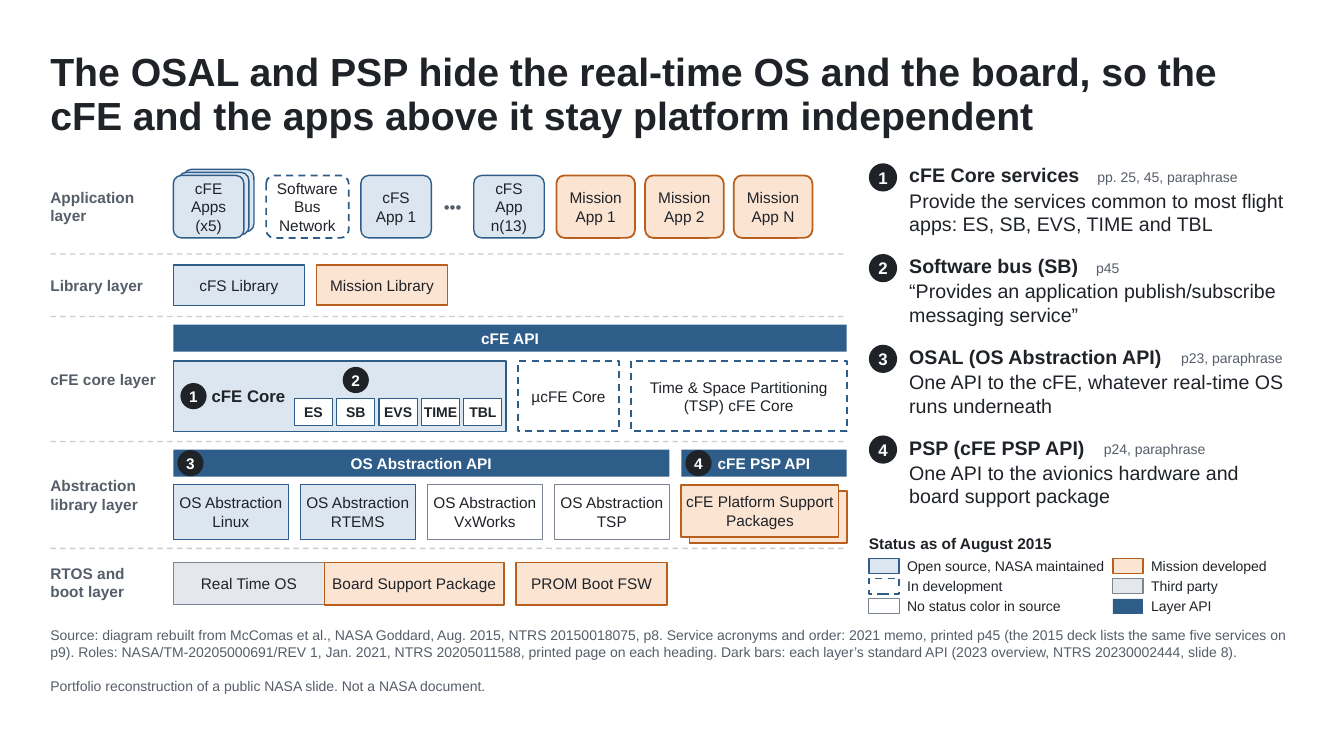
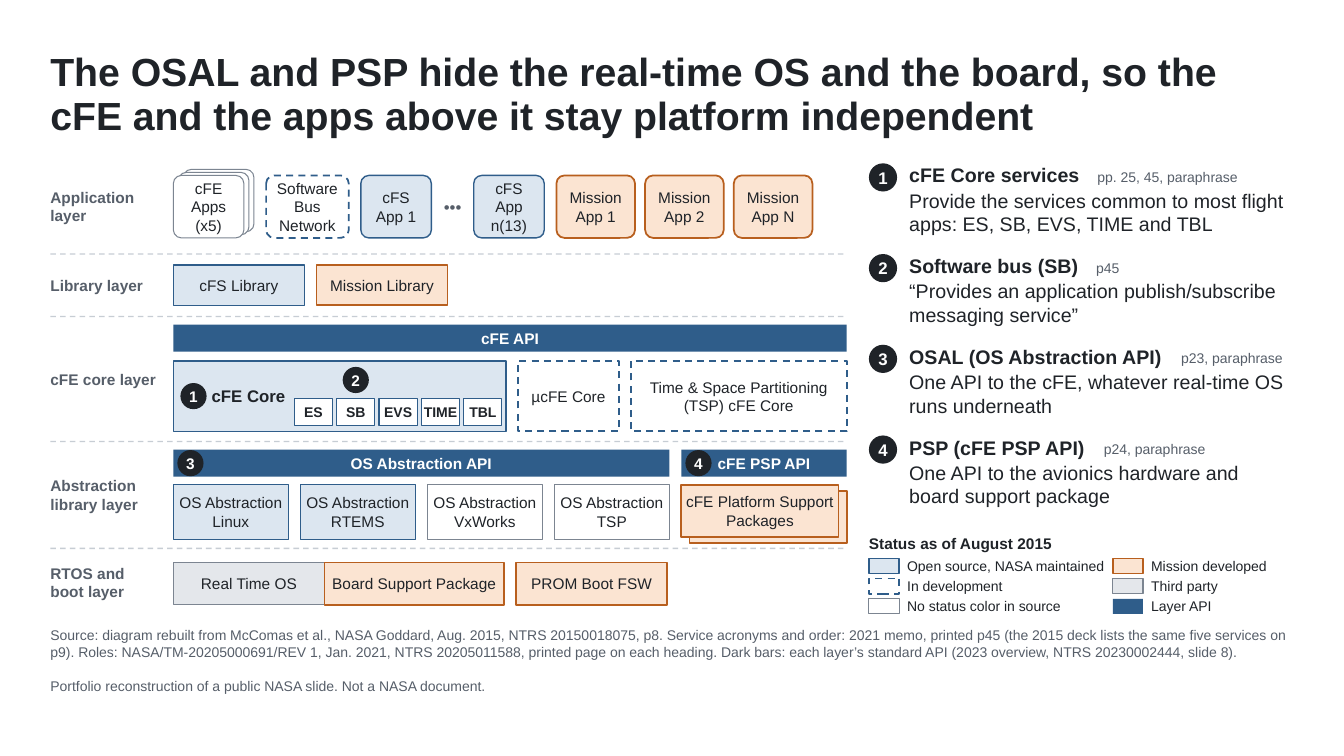
Before and after one commit to logan-ankenbrandt/portfolio-site, a slide deck: slide 2 of public/projects/architecture-three-ways/dist/architecture-three-ways.pptx. Drawn at 1344x756 pixels with LibreOffice and Linux fonts; fonts in the diff are those of the drawing. Boxes give left, top, right and bottom in pixels: in the first picture for what was removed or moved away, otherwise in the second. Text is boxed around its words. In the diff, an @@ line names an element or a change of style, - is before the commit and + after.

```diff
--- a/public/projects/architecture-three-ways/dist/architecture-three-ways.pptx
+++ b/public/projects/architecture-three-ways/dist/architecture-three-ways.pptx
@@ fill #DCE6F0 to #FFFFFF; outline #2F5D8A 1 pt to #7C8591 0.75 pt in 3 elements at (173,175,244,238), (184,169,254,232), (178,172,249,235) @@
```
Also in this commit, not shown: 12 other files.
